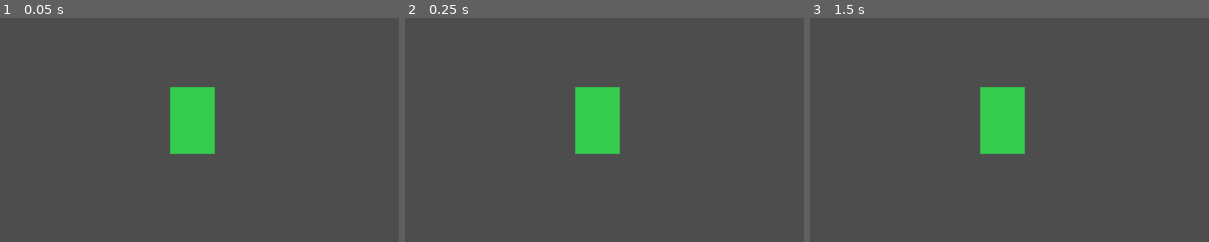
Above: before the commit, frames 1-3 (left to right).
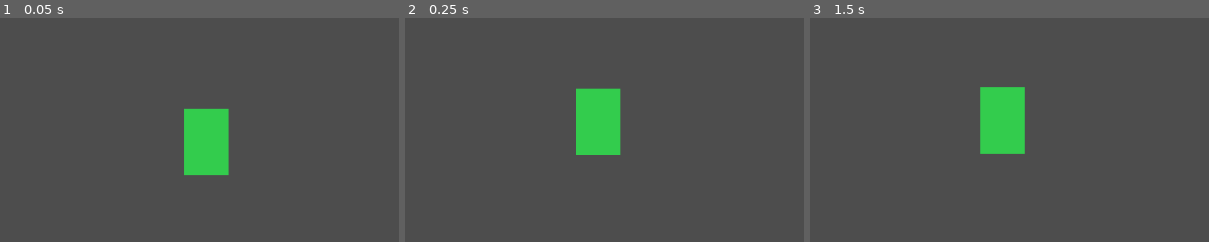
Above: after the commit, the same moments.

Repository: WMsans/top-down-rogue
Game: Godot game, scene res://scenes/main.tscn
Two runs of this game, one before a commit and one after it. Both use one fixed random seed, a clock stepped at 60 frames per second and the inputs below.
Inputs (mouse positions are % of the whole screen's width and height, from its top left):
- Up to frame 1 (0.05 s): no input
- Up to frame 2 (0.25 s): no input
- Up to frame 3 (1.5 s): tap Enter at 0.5 s; move the mouse to (72, 45) at 0.52 s; hold D from 0.53 s (still down); click (72, 45) at 0.67 s; tap W at 0.77 s; tap Space at 1.25 s; move the mouse to (30, 55) at 1.27 s
The pictures show only the part of the screen within x 26-76%, y 27-77%; the shares and areas given below are measured in that part.

The runs differ from the first frame. In frame 1, 3.6% of the frame differs, in the area x 42-58%, y 30-71%; in frame 2, 0.4%; in frame 3, nothing differs.
Error before the commit: Parse Error: Cannot infer the type of "spawn_pos" variable because the value doesn't have a set type. (res://scripts/player_controller.gd:36)
Error after the commit: Cannot call method 'shader_create_from_spirv' on a null value. (res://scripts/world_manager.gd:72)

Commit message:
fix: use preload for ShadowGrid and explicit types for headless compatibility

Diff:
--- a/scripts/player_controller.gd
+++ b/scripts/player_controller.gd
@@ -4,12 +4,14 @@
 const BODY_WIDTH := 8
 const BODY_HEIGHT := 12
 
+const ShadowGridScript := preload("res://scripts/shadow_grid.gd")
+
 @export var acceleration: float = 800.0
 @export var friction: float = 600.0
 @export var max_speed: float = 120.0
 
 var velocity: Vector2 = Vector2.ZERO
-var shadow_grid: ShadowGrid
+var shadow_grid: Node
 
 @onready var _world_manager: Node2D = get_parent().get_node("WorldManager")
 
@@ -22,7 +24,7 @@
 
 func _ready() -> void:
 	# Create and configure the shadow grid
-	shadow_grid = ShadowGrid.new()
+	shadow_grid = ShadowGridScript.new()
 	shadow_grid.world_manager = _world_manager
 	add_child(shadow_grid)
 
@@ -33,7 +35,7 @@
 	# Wait one frame for chunks to generate, then find spawn and sync
 	await get_tree().process_frame
 	await get_tree().process_frame
-	var spawn_pos := _world_manager.find_spawn_position(Vector2i.ZERO, Vector2i(BODY_WIDTH, BODY_HEIGHT))
+	var spawn_pos: Vector2i = _world_manager.find_spawn_position(Vector2i.ZERO, Vector2i(BODY_WIDTH, BODY_HEIGHT))
 	position = Vector2(spawn_pos) + Vector2(BODY_WIDTH / 2.0, BODY_HEIGHT / 2.0)
 	shadow_grid.force_sync(Vector2i(position))
 
--- a/scripts/shadow_grid.gd
+++ b/scripts/shadow_grid.gd
@@ -125,7 +125,7 @@
 	if world_manager == null:
 		return
 	set_center(center)
-	var data := world_manager.read_region(get_world_rect())
+	var data: PackedByteArray = world_manager.read_region(get_world_rect())
 	apply_data(data)
 	_frames_since_last_sync = 0
 	_dirty = false
